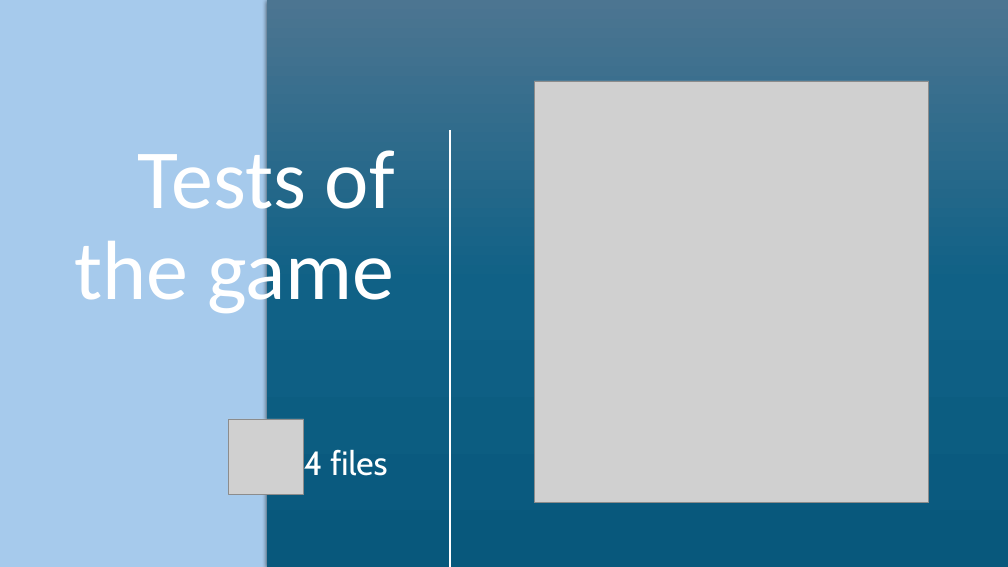
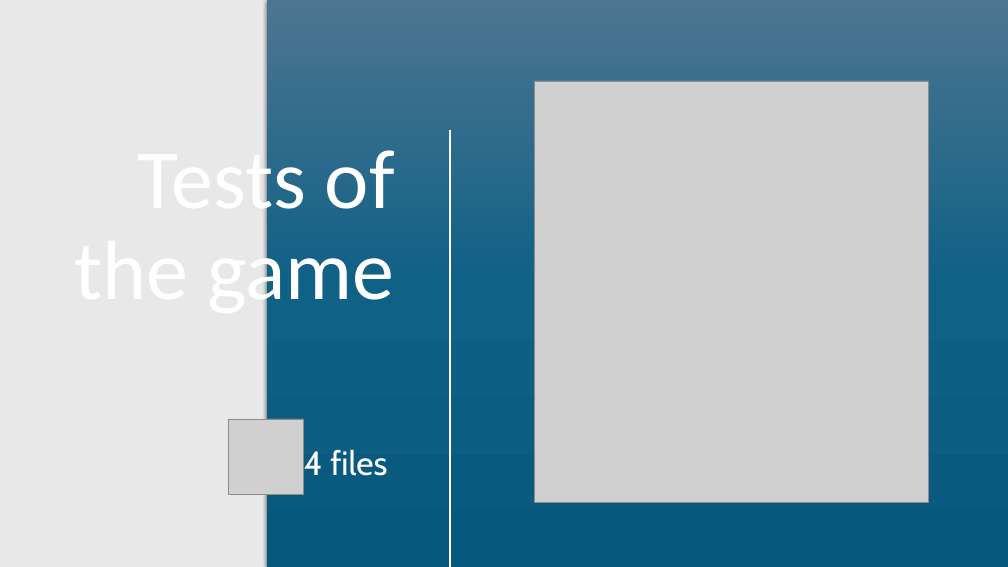
Before and after one commit to aurelienlsn/DIP392, a slide deck: slide 7 of doc/Final Presentation - Project.pptx (slide 6 before the commit). Drawn at 1008x567 pixels with LibreOffice and Linux fonts; fonts in the diff are those of the drawing; grey boxes stand for pictures. Boxes give left, top, right and bottom in pixels: in the first picture for what was removed or moved away, otherwise in the second. Text is boxed around its words. In the diff, an @@ line names an element or a change of style, - is before the commit and + after.

```diff
--- a/doc/Final Presentation - Project.pptx
+++ b/doc/Final Presentation - Project.pptx
@@ background #A6CAEC to #E8E8E8 @@
```
Also in this commit, not shown: 7 other slides changed, 3 slides added.
